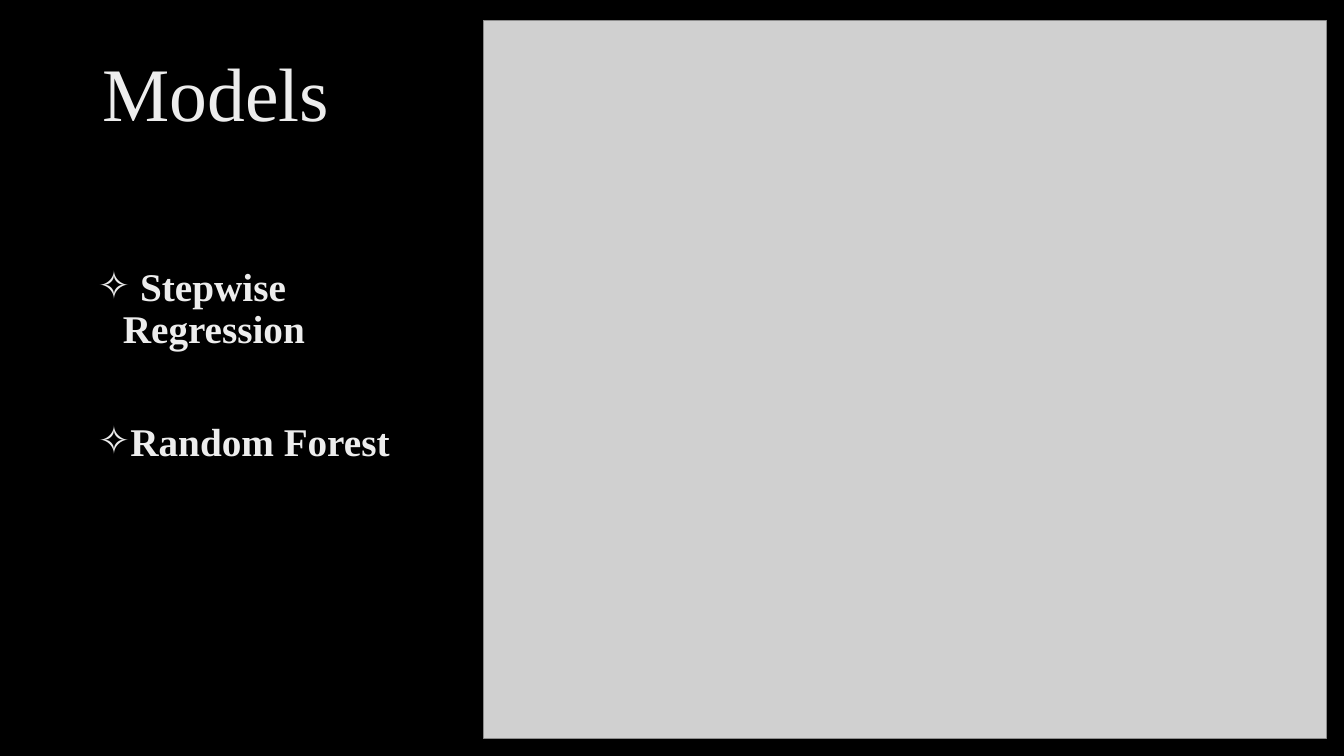
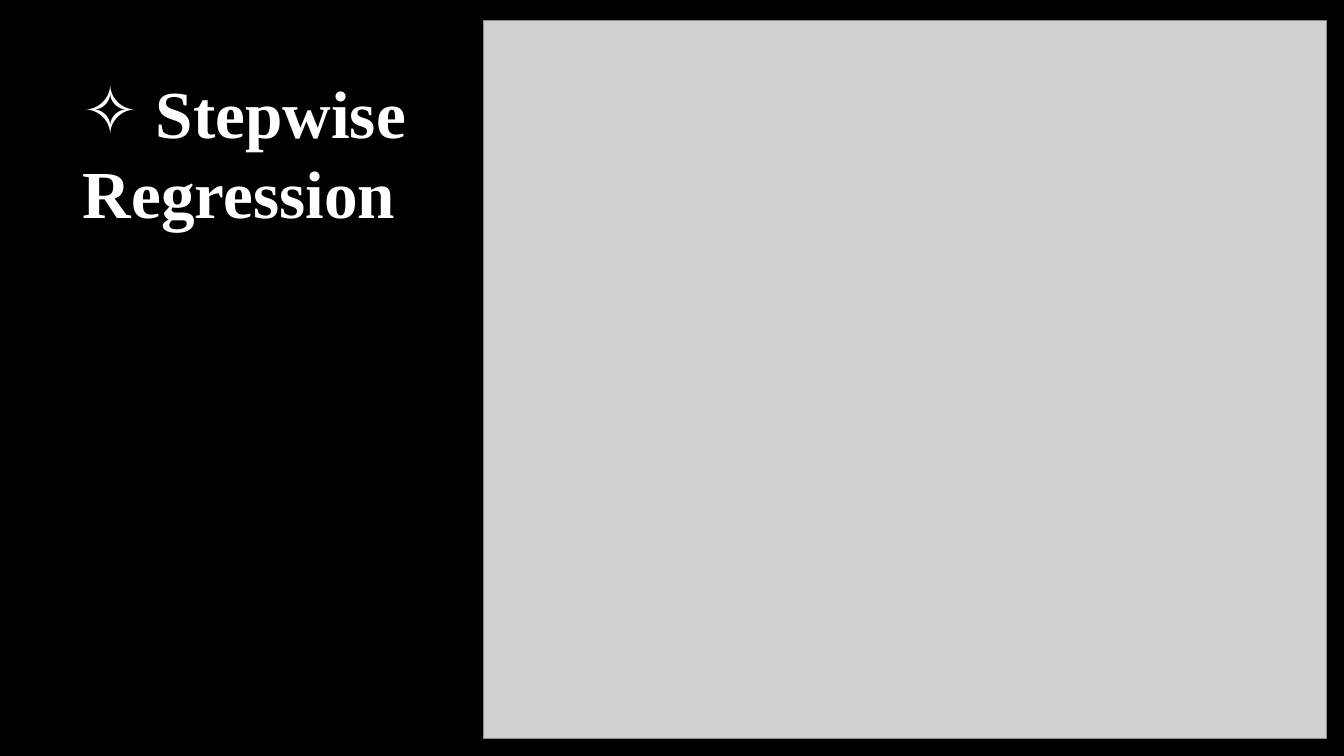
Before and after one commit to 628-pro3/Systems-Genetics, a slide deck: slide 10 of 47.pptx. Drawn at 1344x756 pixels with LibreOffice and Linux fonts; fonts in the diff are those of the drawing; grey boxes stand for pictures; background and template pictures are left out. Boxes give left, top, right and bottom in pixels: in the first picture for what was removed or moved away, otherwise in the second. Text is boxed around its words. In the diff, an @@ line names an element or a change of style, - is before the commit and + after.

Commit message:
update

```diff
--- a/47.pptx
+++ b/47.pptx
@@ text removed at <box>103,68,330,122</box> @@
-Models
@@ text added at <box>83,91,406,231</box>, 48 pt, text #FFFFFF, bold @@
+✧ Stepwise Regression
@@ text removed at <box>123,274,390,457</box> @@
-✧ Stepwise Regression
-✧ Random Forest
```
Also in this commit, not shown: 1 other slide changed.
